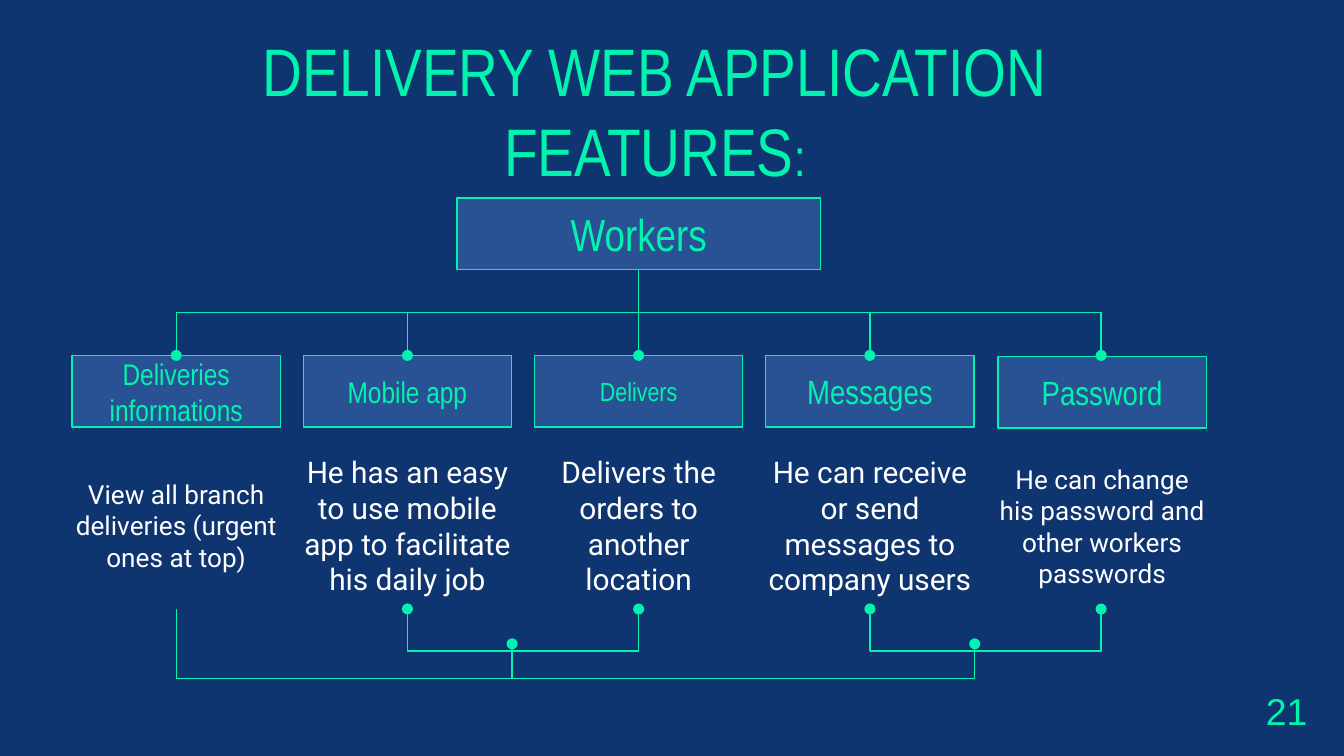
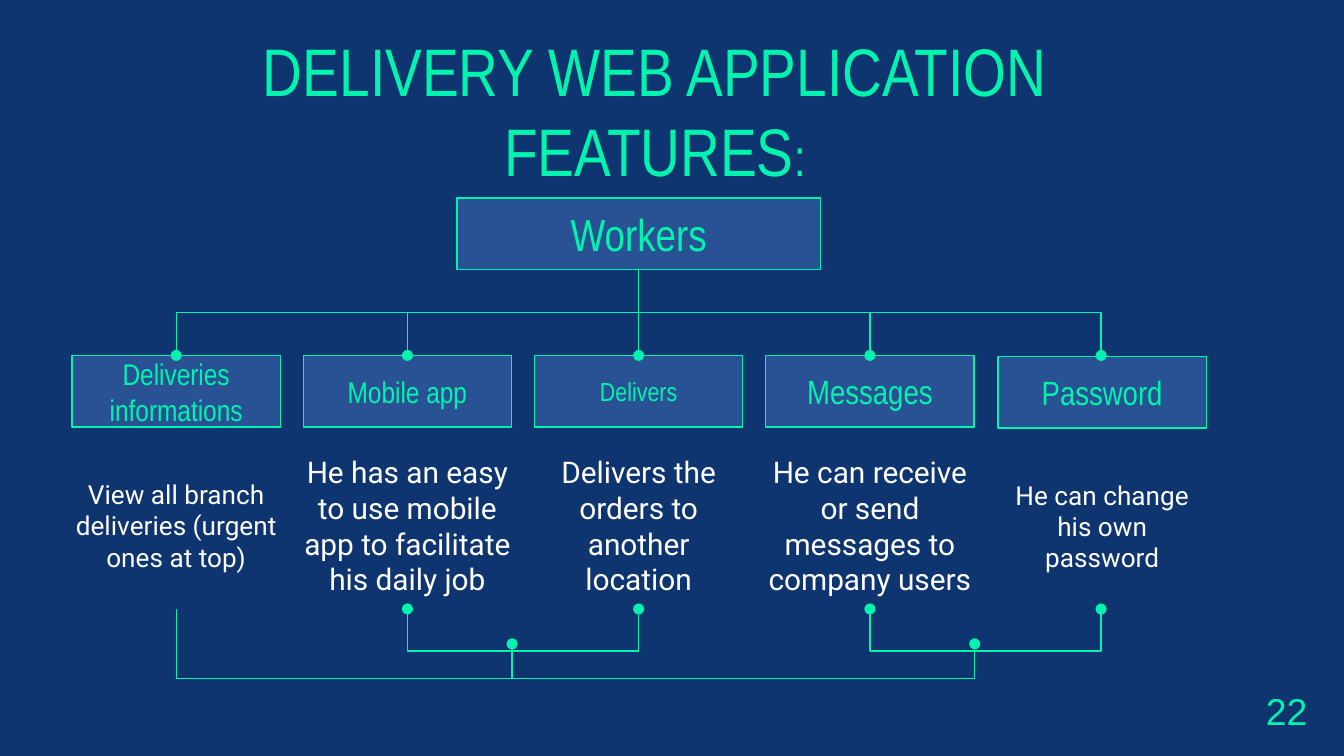
Before and after one commit to AntonioMakdissi/seniorProject, a slide deck: slide 28 of Report/CENG495_CCE_FINAL_PPT_ANTONIO_FAWZY.pptx (slide 27 before the commit). Drawn at 1344x756 pixels with LibreOffice and Linux fonts; fonts in the diff are those of the drawing. Boxes give left, top, right and bottom in pixels: in the first picture for what was removed or moved away, otherwise in the second. Text is boxed around its words. In the diff, an @@ line names an element or a change of style, - is before the commit and + after.

```diff
--- a/Report/CENG495_CCE_FINAL_PPT_ANTONIO_FAWZY.pptx
+++ b/Report/CENG495_CCE_FINAL_PPT_ANTONIO_FAWZY.pptx
@@ text at [1015, 485, 1188, 573]: text changed @@
-He can change his password and other workers passwords
+He can change his own password
@@ text at [1266, 699, 1308, 725]: text changed @@
-21
+22
```
Also in this commit, not shown: 14 other slides changed, 1 slide added, 2 other files.
